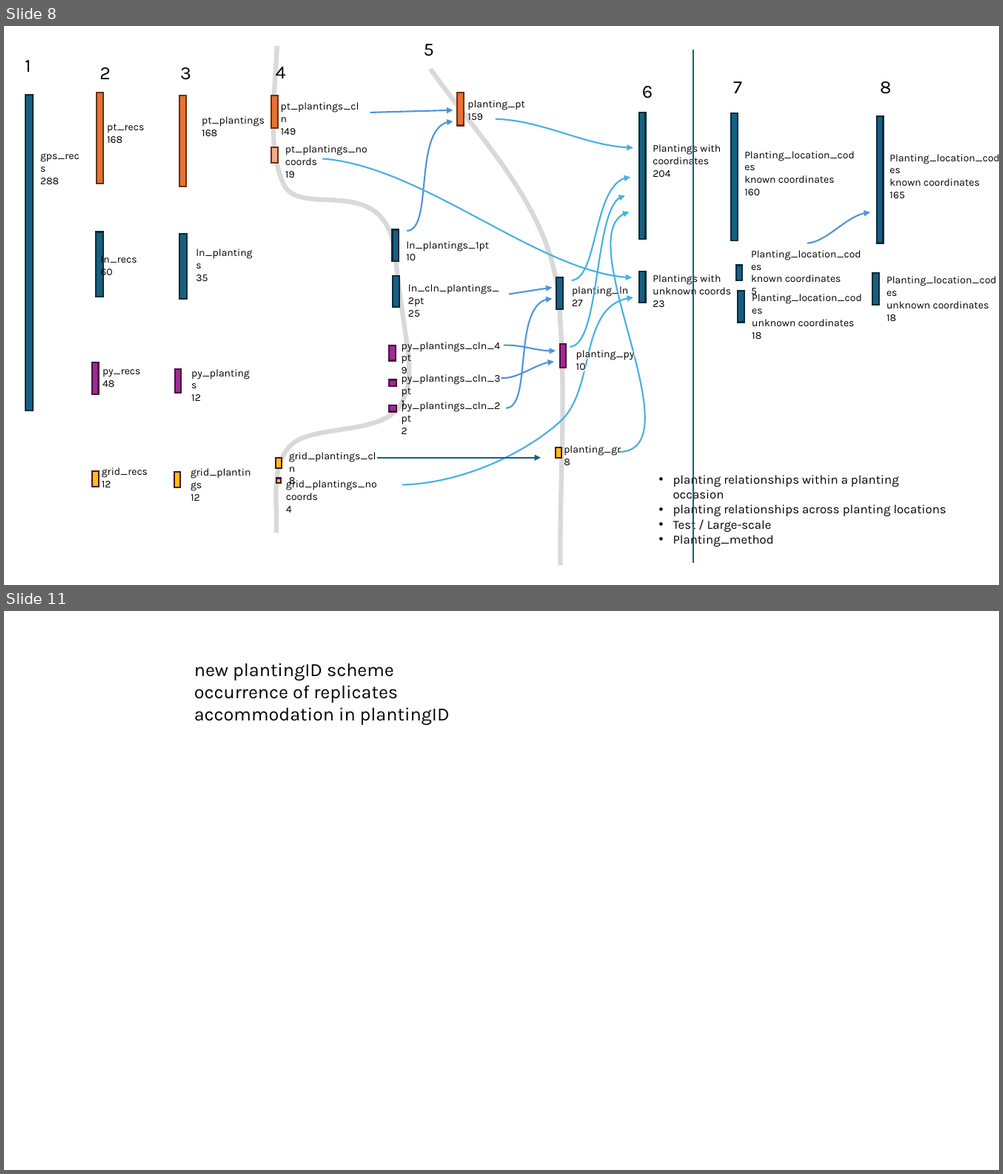
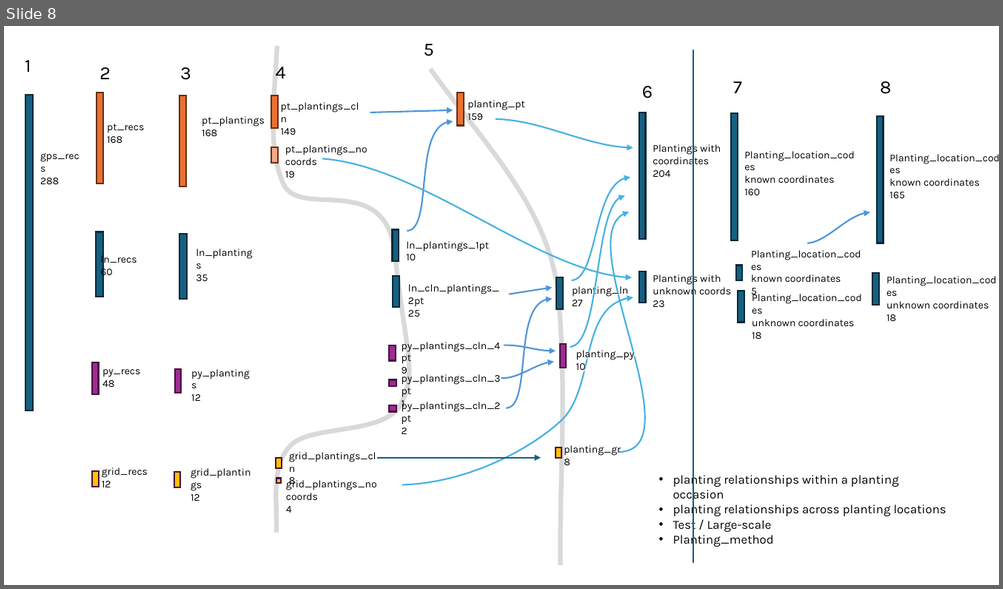
Before and after one commit to WA-Nearshore/seagrass-restoration-processing, a slide deck: docs/seagrass_restoration_storymap_notes.pptx. Shown one above the other, each under a label of ours: slides 8 and 11 before the commit, slide 8 after it; the slides between them are not shown. The pictures are 1003x1174 and 1003x589 pixels, drawn with LibreOffice and Linux fonts; fonts in the diff are those of the drawing. Boxes give left, top, right and bottom in pixels: in the first picture for what was removed or moved away, otherwise in the second. Text is boxed around its words. In the diff, an @@ line names an element or a change of style, - is before the commit and + after.

```diff
--- a/docs/seagrass_restoration_storymap_notes.pptx
+++ b/docs/seagrass_restoration_storymap_notes.pptx
@@ slide 11 removed at [4, 611, 999, 1170], background #FFFFFF @@
@@ text removed at [194, 663, 449, 726] @@
-new plantingID scheme
-occurrence of replicates
-accommodation in plantingID
```
Also in this commit, not shown: 4 slides changed, 2 slides added, 3 other files.
